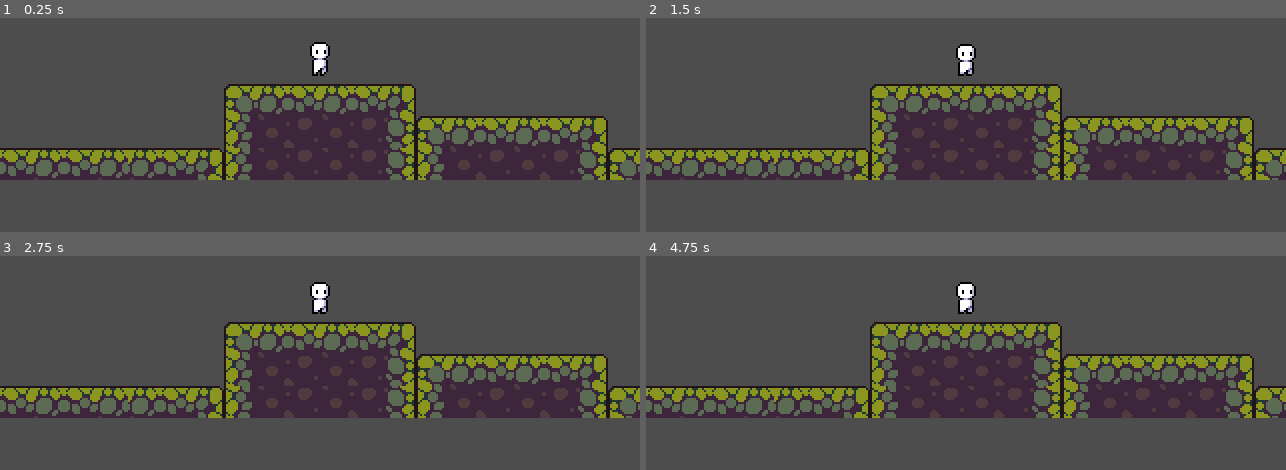
Above: before the commit, frames 1-4 (two rows, left to right).
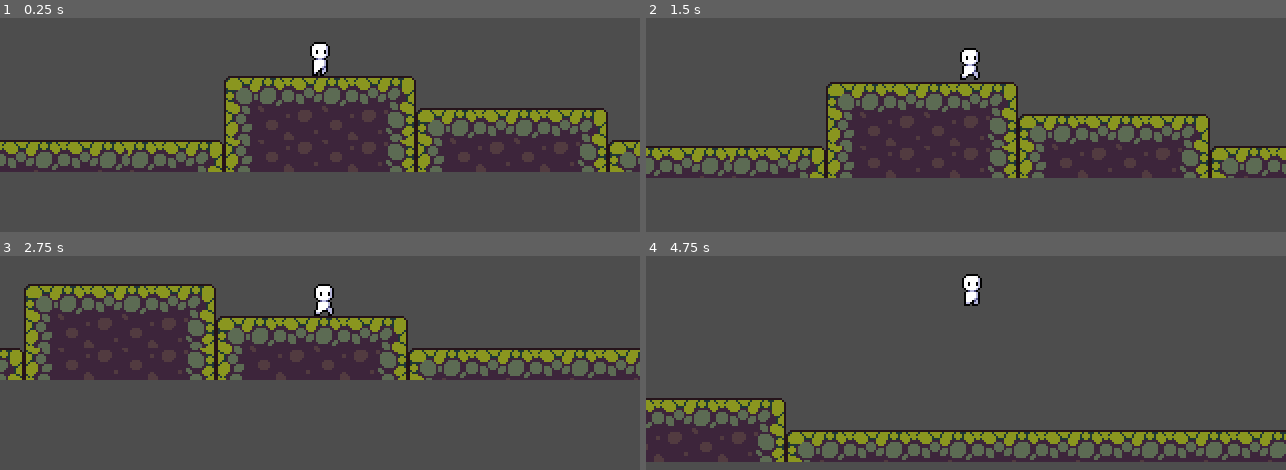
Above: after the commit, the same moments.

Repository: Loltaku/jump
Game: Godot game, scene res://scene/game.tscn
Two runs of this game, one before a commit and one after it. Both use one fixed random seed, a clock stepped at 60 frames per second and the inputs below.
Inputs:
- Up to frame 1 (0.25 s): no input
- Up to frame 2 (1.5 s): tap Enter at 0.5 s; hold Right (move_right) from 0.53 s (still down); tap C (jump) at 0.6, 0.77, 1.07, 1.35 s
- Up to frame 3 (2.75 s): tap C (jump) at 1.52, 1.82, 2.1 s; release Right (move_right) at 2.03 s; hold Left (move_left) from 2.03 s (still down)
- Up to frame 4 (4.75 s): release Left (move_left) at 2.78 s; hold Right (move_right) 2.78-4.28 s; tap C (jump) at 2.85, 3.02, 3.32, 3.6, 3.77, 4.07, 4.35, 4.52 s; hold Left (move_left) from 4.28 s (still down)

The runs differ from the first frame. In frame 1, 17% of the frame differs, in the area x 0-100%, y 27-76%; in frame 2, 18%; in frame 3, 38%; in frame 4, 43%, in the area x 0-100%, y 8-97%.
Error before the commit: Parse Error: Identifier "bottom" not declared in the current scope. (res://script/player.gd:63)

Commit message:
大鲸鱼优化版本（土狼时间、差几个像素上平台碰撞优化）

Diff:
--- a/scene/player.tscn
+++ b/scene/player.tscn
@@ -127,17 +127,15 @@
 wait_time = 0.2
 one_shot = true
 
-[node name="RayContainer" type="Node" parent="."]
-
-[node name="front" type="RayCast2D" parent="RayContainer"]
+[node name="front_ray" type="RayCast2D" parent="."]
 position = Vector2(0, 4)
 target_position = Vector2(5, 0)
 
-[node name="bottom" type="RayCast2D" parent="RayContainer"]
+[node name="bottom_ray" type="RayCast2D" parent="."]
 position = Vector2(0, 4)
 target_position = Vector2(0, 8)
 
-[node name="edge" type="RayCast2D" parent="RayContainer"]
+[node name="edge_ray" type="RayCast2D" parent="."]
 position = Vector2(0, 4)
 target_position = Vector2(3, 7)
 
--- a/script/player.gd
+++ b/script/player.gd
@@ -2,16 +2,18 @@
 
 @onready var animated_sprite: AnimatedSprite2D = $AnimatedSprite2D
 @onready var coyote_timer: Timer = $CoyoteTimer
-@onready var rays = $RayCast2D
+@onready var front_ray: RayCast2D = $front_ray
+@onready var bottom_ray: RayCast2D = $bottom_ray
+@onready var edge_ray: RayCast2D = $edge_ray
 
 const MAX_SPEED := 80.0
-const GROUND_ACCEL := 90.0
-const GROUND_DECEL := 1000.0
-const AIR_ACCEL := 45.0  # GROUND_ACCEL * 0.5
+const GROUND_ACCEL := 90.0  # 地面加速
+const GROUND_DECEL := 1000.0  # 地面减速
+const AIR_ACCEL := 45.0  # 地面加速 * 0.5
 const JUMP_VELOCITY := -250.0
 const COYOTE_TIME := 0.15
 
-var gravity := ProjectSettings.get_setting("physics/2d/default_gravity")
+var gravity := ProjectSettings.get_setting("physics/2d/default_gravity") as float
 var was_on_floor := false
 
 func _physics_process(delta: float) -> void:
@@ -60,6 +62,6 @@
 func can_jump() -> bool:
 	return (is_on_floor()
 		or not coyote_timer.is_stopped()
-		or (rays/bottom.is_colliding()
-			and rays/front.is_colliding()
-			and rays/edge.is_colliding()))
+		or (bottom_ray.is_colliding()
+			and front_ray.is_colliding()
+			and edge_ray.is_colliding()))
